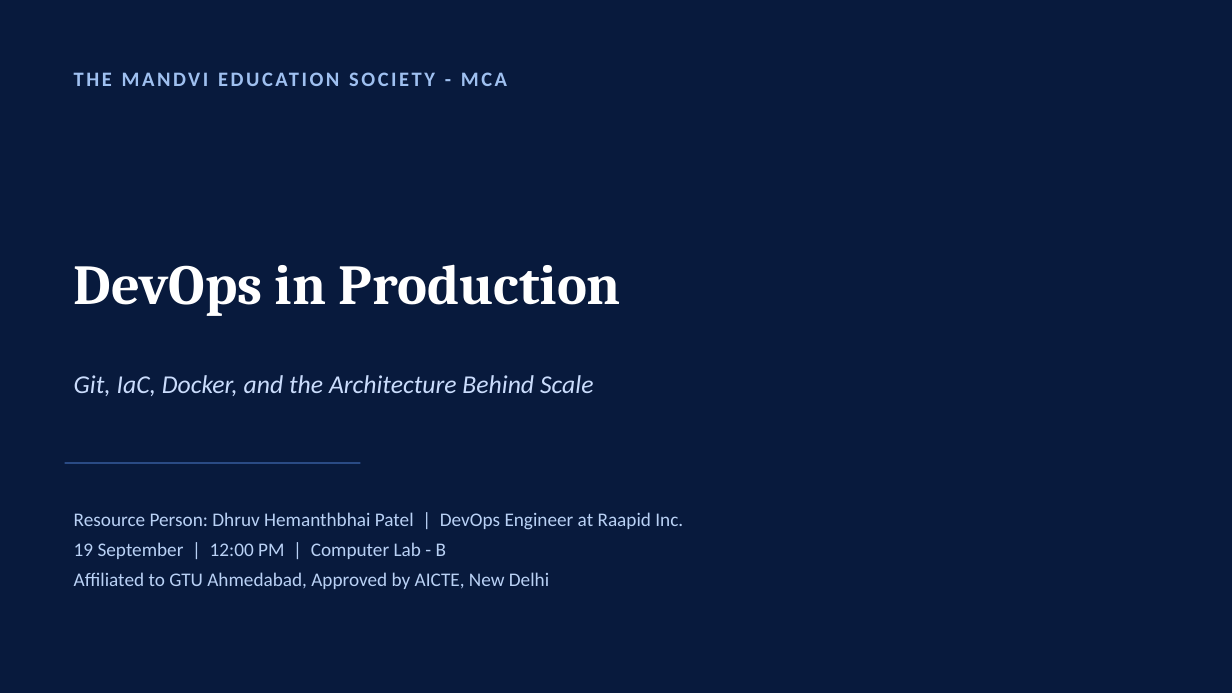
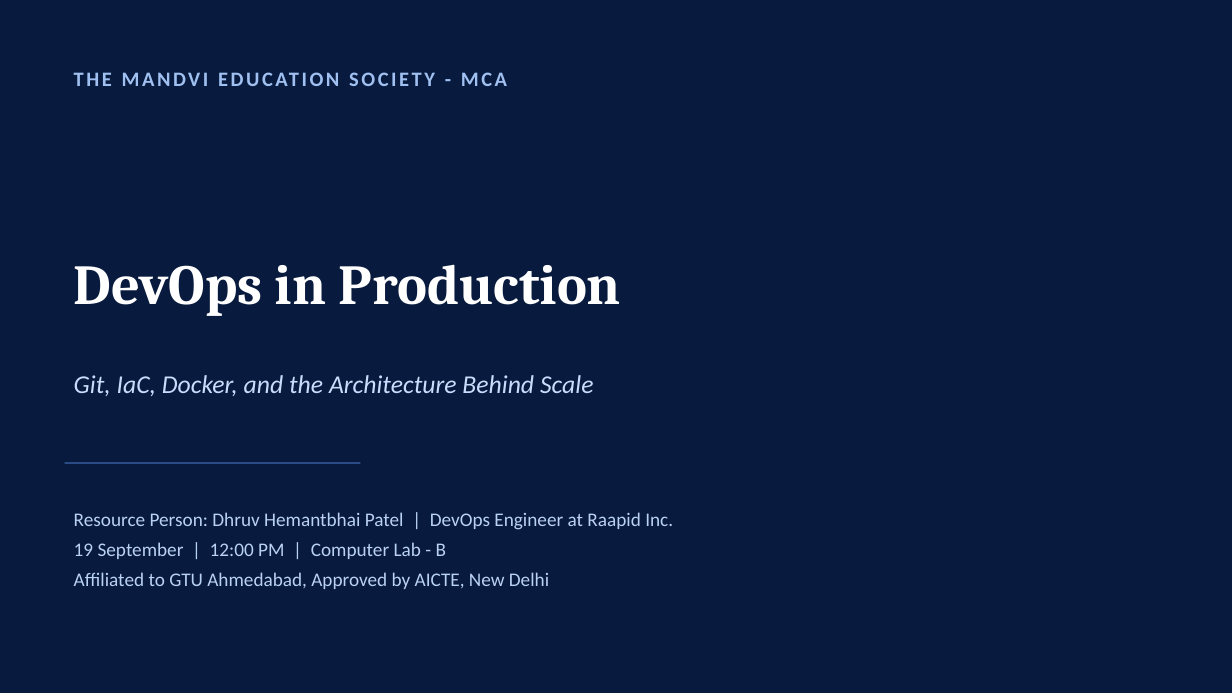
Before and after one commit to pateldhruv2001/mandvi-devops-session-demo, a slide deck: slide 1 of deliverables/Mandvi_DevOps_Session_Presentation.pptx. Drawn at 1232x693 pixels with LibreOffice and Linux fonts; fonts in the diff are those of the drawing. Boxes give left, top, right and bottom in pixels: in the first picture for what was removed or moved away, otherwise in the second. Text is boxed around its words. In the diff, an @@ line names an element or a change of style, - is before the commit and + after.

Commit message:
Fix resource person name: Hemanthbhai -> Hemantbhai

```diff
--- a/deliverables/Mandvi_DevOps_Session_Presentation.pptx
+++ b/deliverables/Mandvi_DevOps_Session_Presentation.pptx
@@ text at (74, 512, 673, 530): text changed @@
-Resource Person: Dhruv Hemanthbhai Patel | DevOps Engineer at Raapid Inc.
+Resource Person: Dhruv Hemantbhai Patel | DevOps Engineer at Raapid Inc.
```
Also in this commit, not shown: 3 other files.
